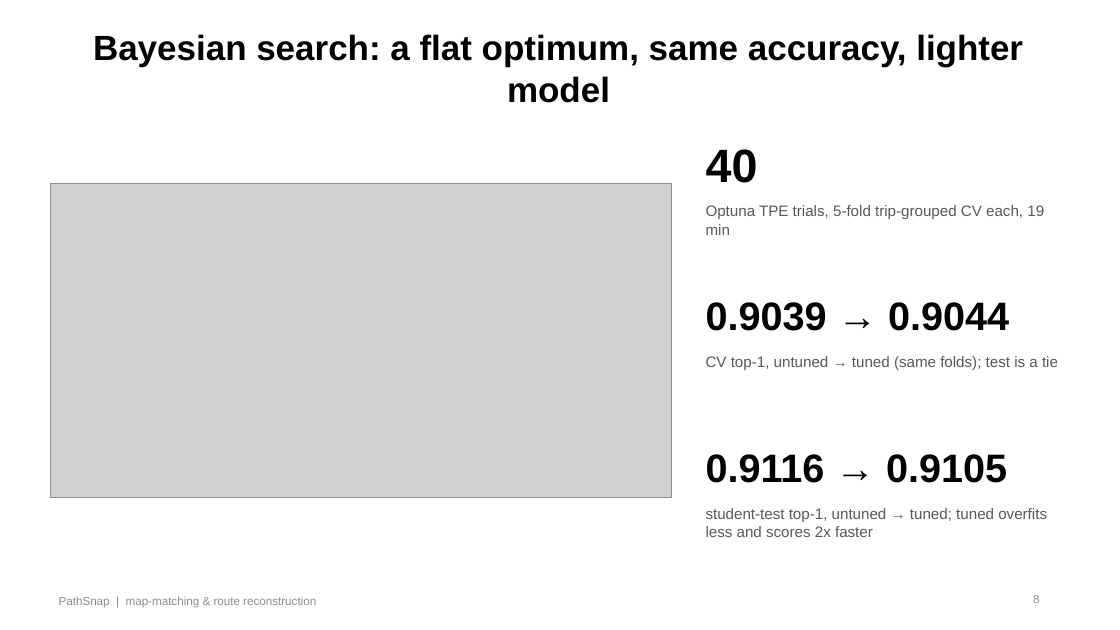
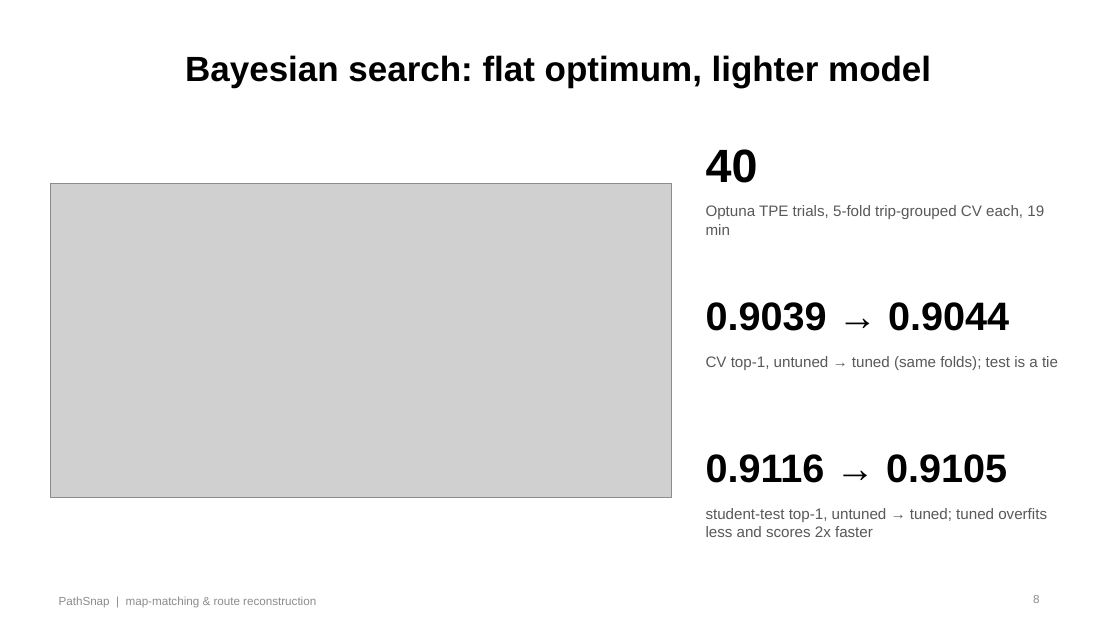
Before and after one commit to Sonuaadi0706/pathsnap-map-matching, a slide deck: slide 8 of deck/PathSnap_Pitch_Deck.pptx. Drawn at 1120x630 pixels with LibreOffice and Linux fonts; fonts in the diff are those of the drawing; grey boxes stand for pictures. Boxes give left, top, right and bottom in pixels: in the first picture for what was removed or moved away, otherwise in the second. Text is boxed around its words. In the diff, an @@ line names an element or a change of style, - is before the commit and + after.

```diff
--- a/deck/PathSnap_Pitch_Deck.pptx
+++ b/deck/PathSnap_Pitch_Deck.pptx
@@ title at [185,55,931,88]: text changed @@
-Bayesian search: a flat optimum, same accuracy, lighter model
+Bayesian search: flat optimum, lighter model
```
Also in this commit, not shown: 3 other slides changed, 1 slide added, 40 other files.
